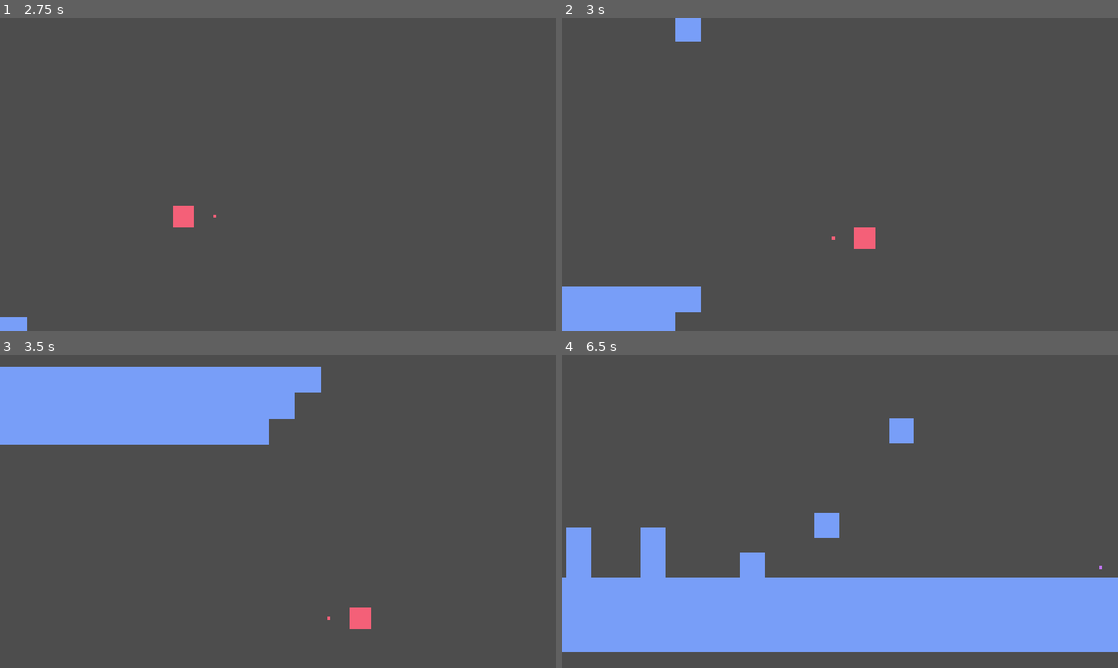
Above: before the commit, frames 1-4 (two rows, left to right).
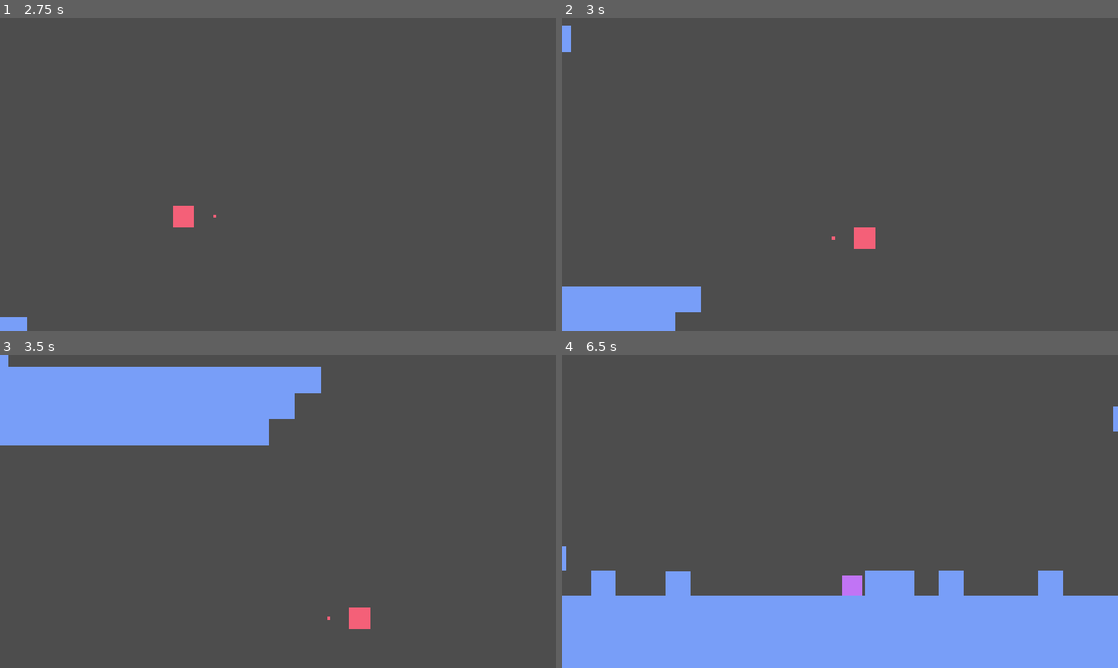
Above: after the commit, the same moments.

Repository: itsMapleLeaf/tfbg
Game: Godot game, scene res://title_menu/title_menu.tscn
The game is run twice, just before and just after one commit, with the same random seed, the same clock (stepped at 60 frames per second) and the same inputs.
Inputs:
- Up to frame 1 (2.75 s): click "Play" at 0.5 s; hold X (grab) 1.28-2.03 s; hold Right (right) from 1.28 s (still down); tap Z (jump) at 1.52, 2.27 s; tap X (grab) at 2.1 s
- Up to frame 2 (3 s): release Right (right) at 2.78 s; hold Left (left) from 2.78 s (still down); hold X (grab) from 2.78 s (still down)
- Up to frame 3 (3.5 s): keep holding Left (left); keep holding X (grab)
- Up to frame 4 (6.5 s): release Left (left) at 3.53 s; release X (grab) at 3.53 s; hold Right (right) 3.53-5.03 s; tap X (grab) at 3.6, 5.1 s; tap Z (jump) at 3.77, 4.52, 5.27 s; hold X (grab) 4.28-5.03 s; hold Left (left) 5.03-5.78 s; hold Right (right) from 5.78 s (still down); hold X (grab) from 5.78 s (still down)

Frame 1 is identical in both runs. In frame 2, 0.5% of the frame differs, in the area x 0-25%, y 0-11%; in frame 3, 0.2%; in frame 4, 13%, in the area x 0-100%, y 16-100%.

Commit message:
use timer node
simpler + respects process mode

Diff:
--- a/game/game.gd
+++ b/game/game.gd
@@ -27,14 +27,17 @@
 	_update_camera(main_player)
 	camera.reset_smoothing()
 
-	_spawn_falling_blocks()
-
 func _process(delta: float):
 	for player in players:
 		if player.global_position.y >= player_fallout.global_position.y && player.is_alive:
 			_kill_player(player)
 
 	_update_camera(main_player)
+
+func _on_falling_block_spawn_timer_timeout():
+	var x = randf_range(falling_block_spawn_left.global_position.x, falling_block_spawn_right.global_position.x)
+	var y = randf_range(falling_block_spawn_left.global_position.y, falling_block_spawn_right.global_position.y)
+	_create_falling_block(Vector2(x,y))
 
 func _create_player(color: Color, controller: Node) -> Player:
 	var player := preload("res://player/player.tscn").instantiate() as Player
@@ -64,13 +67,6 @@
 		camera.target_position = camera_wide_view_position_node.global_position
 		camera.target_zoom = Vector2(0.8, 0.8)
 
-func _spawn_falling_blocks():
-	while true:
-		var x = randf_range(falling_block_spawn_left.global_position.x, falling_block_spawn_right.global_position.x)
-		var y = randf_range(falling_block_spawn_left.global_position.y, falling_block_spawn_right.global_position.y)
-		_create_falling_block(Vector2(x,y))
-		await get_tree().create_timer(0.3).timeout
-
 func _create_falling_block(new_position: Vector2):
 	var block := preload("res://blocks/falling_block.tscn").instantiate() as FallingBlock
 	block.global_position = new_position
--- a/game/game_scene.tscn
+++ b/game/game_scene.tscn
@@ -83,4 +83,10 @@
 [node name="FallingBlockSpawnRight" type="Marker2D" parent="Game"]
 position = Vector2(750, -1000)
 
+[node name="FallingBlockSpawnTimer" type="Timer" parent="Game"]
+wait_time = 0.3
+autostart = true
+
 [node name="UI" type="CanvasLayer" parent="."]
+
+[connection signal="timeout" from="Game/FallingBlockSpawnTimer" to="Game" method="_on_falling_block_spawn_timer_timeout"]
